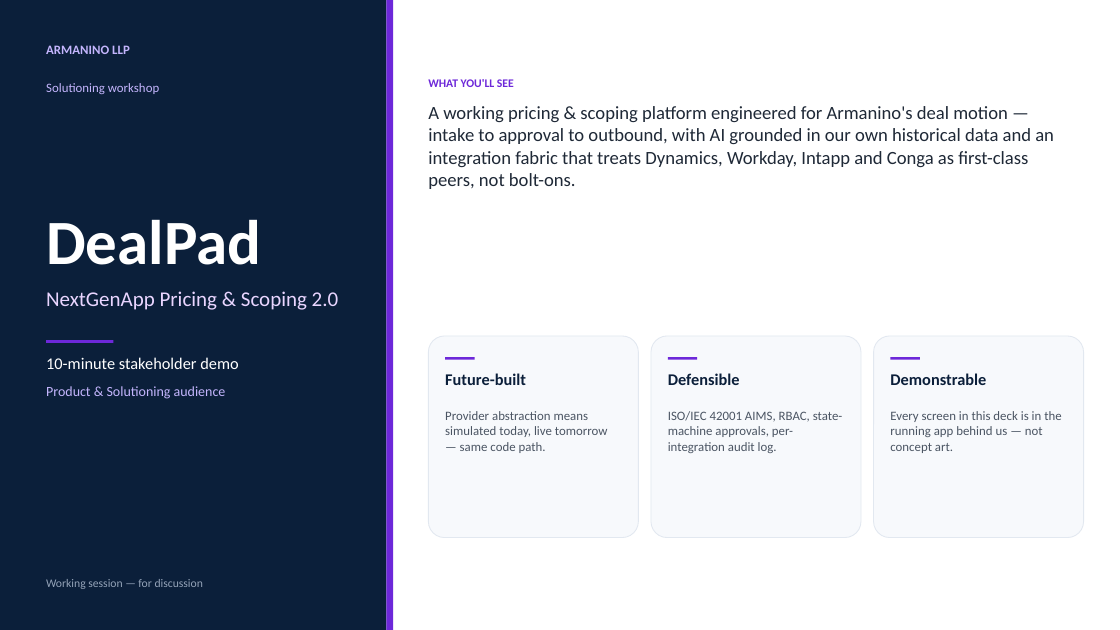
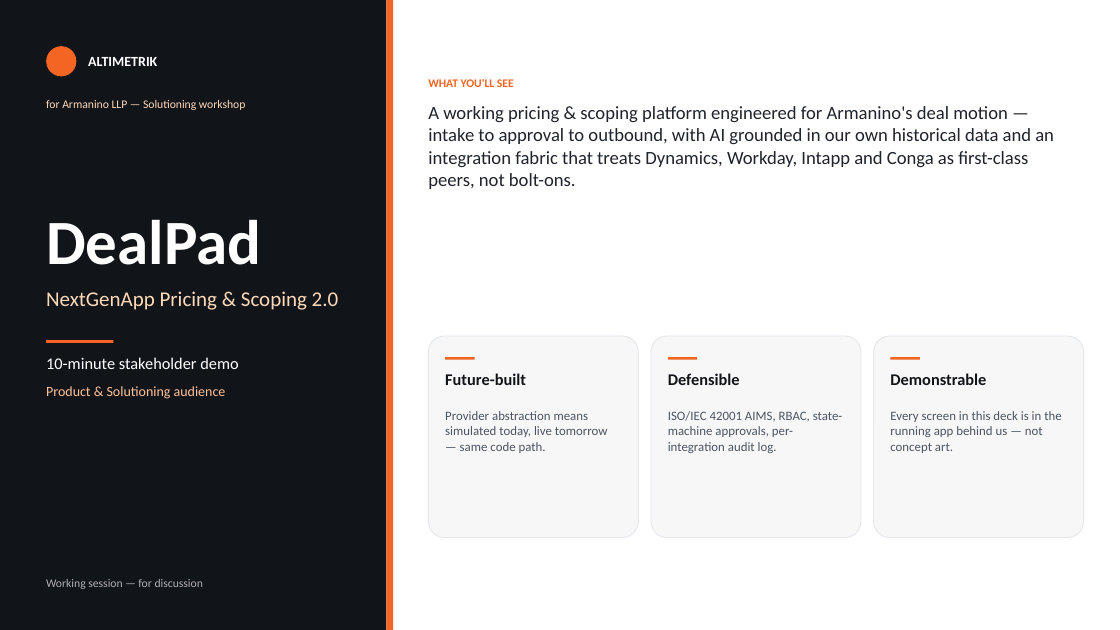
Before and after one commit to dhan99/NextGenPricing2, a slide deck: slide 1 of attached_assets/DealPad_10min_PS_Demo.pptx. Drawn at 1120x630 pixels with LibreOffice and Linux fonts; fonts in the diff are those of the drawing. Boxes give left, top, right and bottom in pixels: in the first picture for what was removed or moved away, otherwise in the second. Text is boxed around its words. In the diff, an @@ line names an element or a change of style, - is before the commit and + after.

```diff
--- a/attached_assets/DealPad_10min_PS_Demo.pptx
+++ b/attached_assets/DealPad_10min_PS_Demo.pptx
@@ rectangle at bbox=[0, 0, 386, 630]: fill #0B1F3A to #111418 @@
@@ text removed at bbox=[46, 45, 130, 54] @@
-ARMANINO LLP
@@ ellipse added at bbox=[46, 46, 76, 76], fill #F26522 @@
@@ text added at bbox=[88, 57, 157, 66], 12 pt, text #FFFFFF, bold @@
+ALTIMETRIK
@@ text "WHAT YOU'LL SEE" at bbox=[428, 79, 514, 87]: text colour #6D28D9 to #F26522 @@
@@ text at bbox=[46, 100, 245, 110]: text changed; size 11 to 10 pt; text colour #C4B5FD to #FFD9B8 @@
-Solutioning workshop
+for Armanino LLP — Solutioning workshop
@@ text "NextGenApp Pricing & Scoping 2.0" at bbox=[46, 291, 339, 310]: text colour #E9D5FF to #FFD9B8 @@
@@ fill #F7F9FC to #F7F7F8; outline #E2E8F0 0.75 pt to #E3E6EB 0.75 pt in 3 elements at bbox=[429, 336, 639, 538], bbox=[651, 336, 861, 538], bbox=[874, 336, 1084, 538] @@
@@ fill #6D28D9 to #F26522 in 5 elements at bbox=[386, 0, 393, 630], bbox=[46, 340, 113, 343], bbox=[445, 357, 475, 360], bbox=[668, 357, 697, 360], bbox=[891, 357, 920, 360] @@
@@ text "Product & Solutioning audience" at bbox=[46, 386, 226, 399]: text colour #C4B5FD to #FFC299 @@
@@ text colour #0B1F3A to #111418 in 3 elements at bbox=[445, 373, 526, 385], bbox=[668, 373, 740, 385], bbox=[890, 373, 986, 385] @@
@@ text "Working session — for discussion" at bbox=[46, 579, 203, 589]: text colour #94A3B8 to #B0B0B6 @@
```
Also in this commit, not shown: 12 other slides changed, 2 other files.
